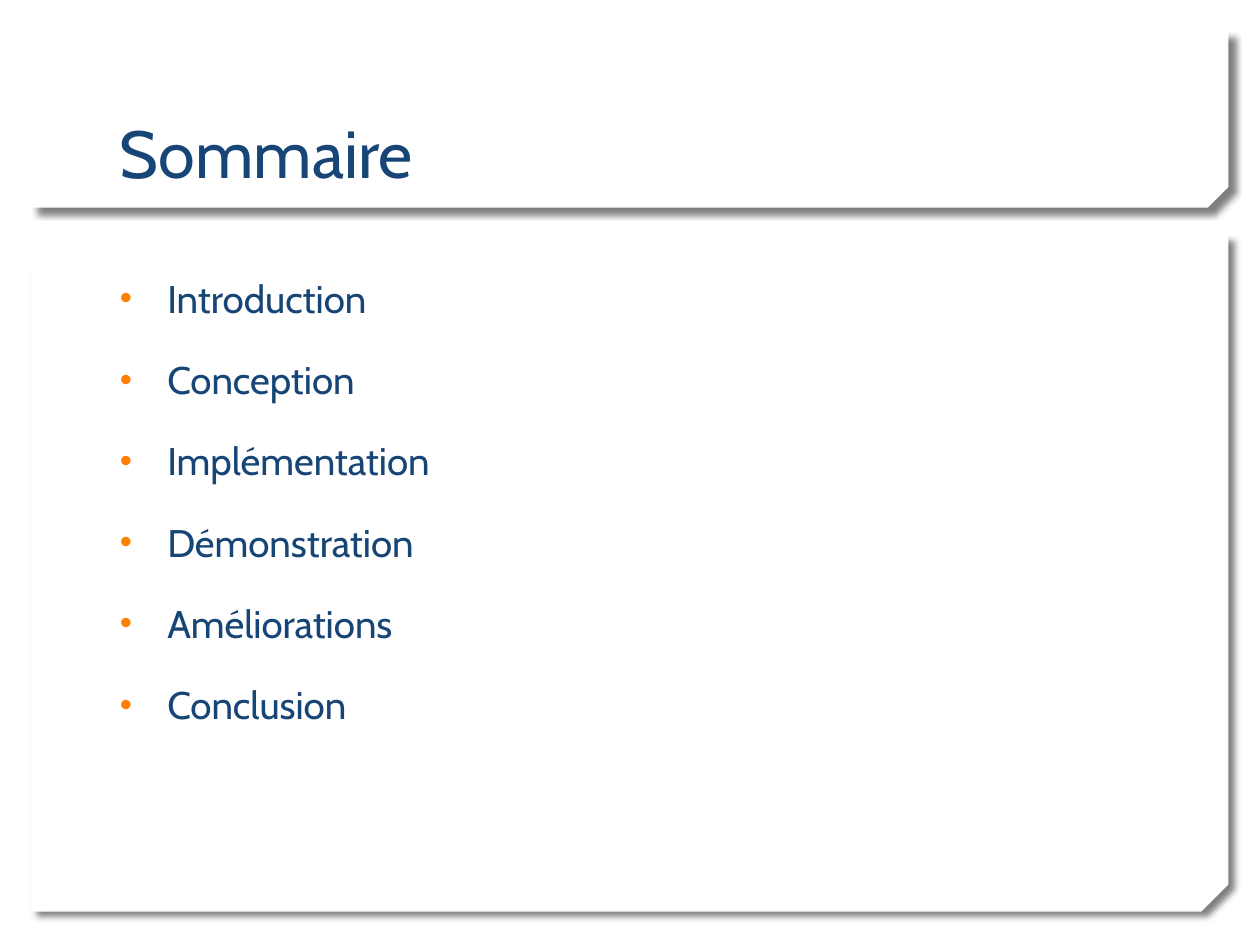
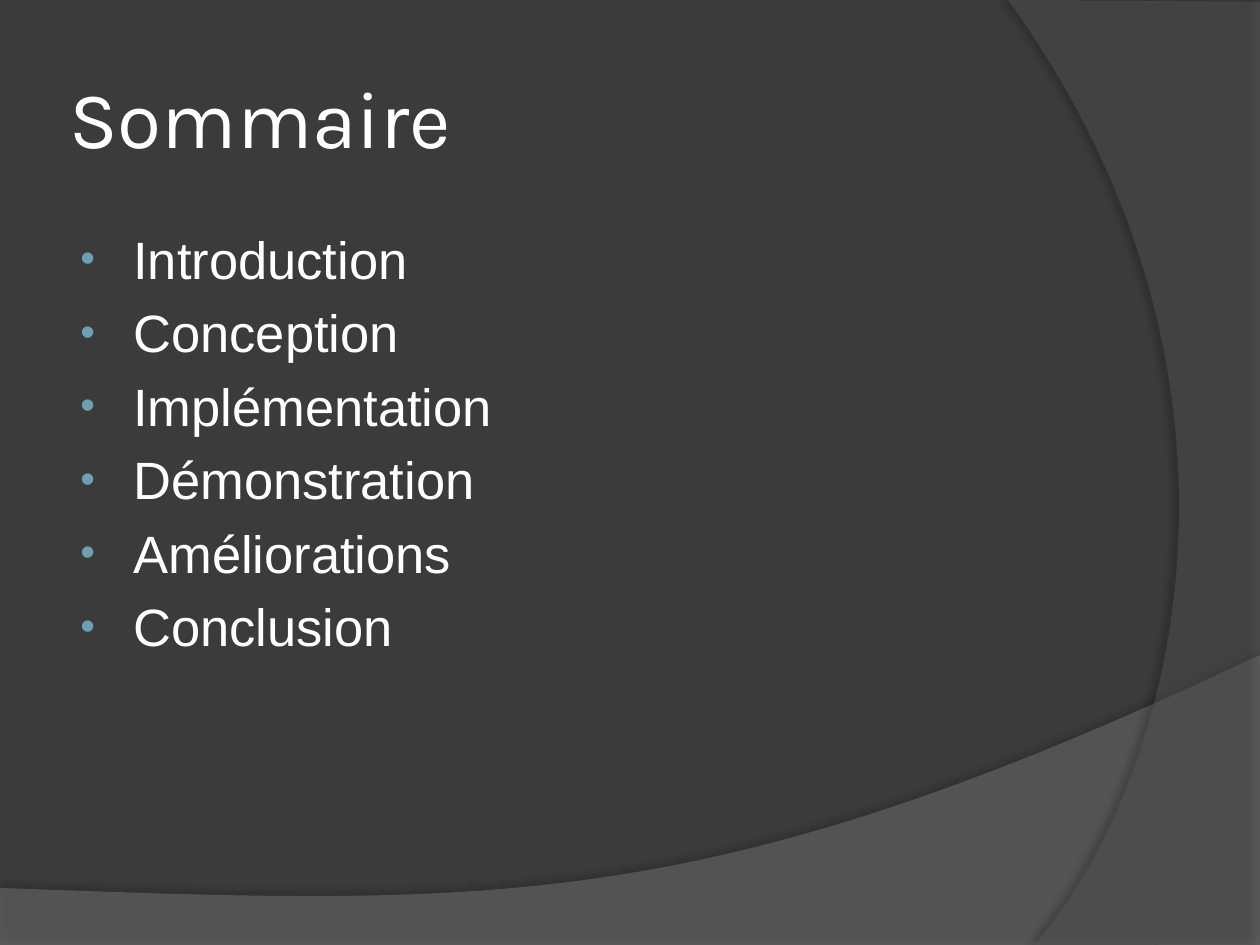
Before and after one commit to captainbulle/taketalk, a slide deck: slide 2 of public/presentation.pptx. Drawn at 1260x945 pixels with LibreOffice and Linux fonts; fonts in the diff are those of the drawing; background and template pictures are left out. Boxes give left, top, right and bottom in pixels: in the first picture for what was removed or moved away, otherwise in the second. Text is boxed around its words. In the diff, an @@ line names an element or a change of style, - is before the commit and + after.

```diff
--- a/public/presentation.pptx
+++ b/public/presentation.pptx
@@ background picture (left out) to #3B3B3B @@
@@ freeform shape added at [1008, 0, 1260, 945], fill #5E5E5E at 40% opacity @@
@@ snip diag rect removed at [32, 32, 1228, 208] @@
@@ title "Sommaire": place and size @@
-title "Sommaire" at [120, 130, 413, 179]
+title "Sommaire" at [69, 92, 451, 149]
@@ title "Sommaire" at [69, 92, 451, 149]: size 38 to 46 pt, font Cabin to Karla, text colour #174576 to #FFFFFF; vertical alignment bottom to middle @@
@@ snip diag rect removed at [32, 236, 1228, 912] @@
@@ text "Introduction": place and size @@
-text "Introduction" at [167, 284, 429, 720]
+text "Introduction" at [133, 241, 492, 647]
@@ text "Introduction" at [133, 241, 492, 647]: size 22 to 30 pt, font Cabin to Arial, text colour #174576 to #FFFFFF; indent changed; less space between paragraphs; bullet colour #FF7F01 to #6EA0B0 @@
@@ freeform shape added at [0, 655, 1260, 945], fill #7F7F7F at 45% opacity @@
```
Also in this commit, not shown: 2 other slides changed, 4 other files.
